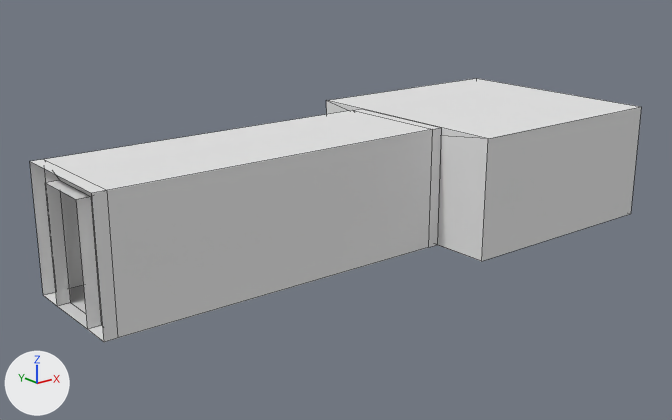
One commit to the Blender file DyNaDeMo/assets/Textures/LeverRoute.blend: the scene before it, then after it.
Before and after are seen from a 50 mm camera at (-7.26, -5.71, 2.6) aimed at (-2.65, 0.04, 0.3). Lighting does not change. The marker at lower left points along +X, +Y and +Z. Mesh edges are drawn as thin lines.

Names of what the first picture shows: 'LeverRoom', 'PuzzleLeverC'.
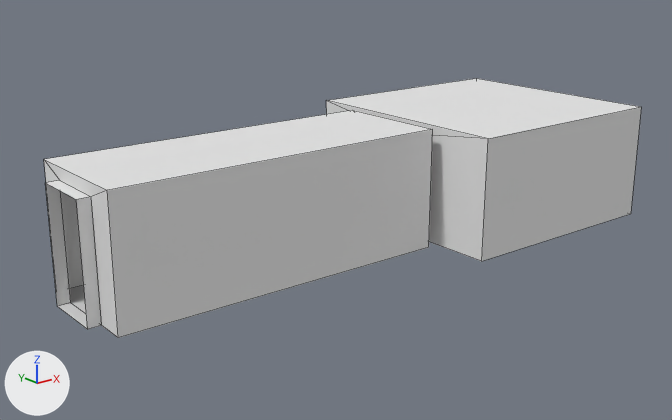
What differs and where, as boxes [x1, y1, x2, y2] in the pictures (672 x 420 px):
'PuzzleLeverC', reshaped
    before: [30, 109, 442, 342]
    after: [44, 110, 433, 338]
part 1 of me_puzzleleverc, deleted
    before: [354, 109, 442, 247]
part 2 of me_puzzleleverc, deleted
    before: [30, 159, 118, 342]

What the commit changed:
me_puzzleleverc has 32 vertices, 28 faces, 4 loose edges and spans x -1.0..1.0, y -1.0..1.0, z 0.0..1.0.
me_puzzleleverc is used by ob_puzzleleverc; location (-3.5, 0.0, 0.0); rotation (0.0, 0.0, -3.142), in degrees (0, 0, -180); scale (1.5, 0.5, 1.0).
Verts and faces of me_puzzleleverc; kept vertices keep their numbers, new ones are numbered from 32.
Before the commit, vertices of me_puzzleleverc: 0 (-0.93, -1.0, 0.0), 2 (-0.93, 1.0, 0.0) at pixel (428, 247), 4 (-0.93, -1.0, 1.0) at pixel (352, 110), 6 (-0.93, 1.0, 1.0) at pixel (432, 129), 20 (-0.93, 0.5, 0.0).
Before the commit, vertices of me_puzzleleverc: 21 (-0.93, -0.5, 0.0), 24 (-1.0, -1.0, 0.0), 25 (-1.0, 1.0, 0.0) at pixel (437, 244), 26 (-1.0, -1.0, 1.0) at pixel (361, 108), 27 (-1.0, 1.0, 1.0) at pixel (441, 127).
Before the commit, vertices of me_puzzleleverc: 28 (-1.0, 0.5, 0.0), 29 (-1.0, -0.5, 0.0), 30 (-1.0, 0.5, 0.9), 31 (-1.0, -0.5, 0.9).
Before the commit, vertices of me_puzzleleverc: 1 (0.93, -1.0, 0.0) at pixel (56, 292), 3 (0.93, 1.0, 0.0) at pixel (118, 337), 5 (0.93, -1.0, 1.0) at pixel (43, 159), 7 (0.93, 1.0, 1.0) at pixel (107, 190), 8 (0.93, -0.5, 0.0) at pixel (70, 302).
Before the commit, vertices of me_puzzleleverc: 9 (0.93, 0.5, 0.0) at pixel (101, 325), 12 (1.0, -1.0, 0.0) at pixel (43, 295), 13 (1.0, 1.0, 0.0) at pixel (104, 342), 14 (1.0, -1.0, 1.0) at pixel (29, 161), 15 (1.0, 1.0, 1.0) at pixel (91, 193).
Before the commit, vertices of me_puzzleleverc: 16 (1.0, -0.5, 0.0) at pixel (57, 306), 17 (1.0, 0.5, 0.0) at pixel (87, 329), 18 (1.0, -0.5, 0.9) at pixel (45, 182), 19 (1.0, 0.5, 0.9) at pixel (76, 199).
me_puzzleleverc no longer uses material mat_room_003 (white #e5e5e5).
Part 1, on me_puzzleleverc:
Vertices deleted: 24 to 27 (with the faces that use them).
Part 2, on me_puzzleleverc:
Vertices deleted: 12 to 15 (with the faces that use them).
me_puzzleleverc now uses material mat_room_004 (white #e5e5e5).
